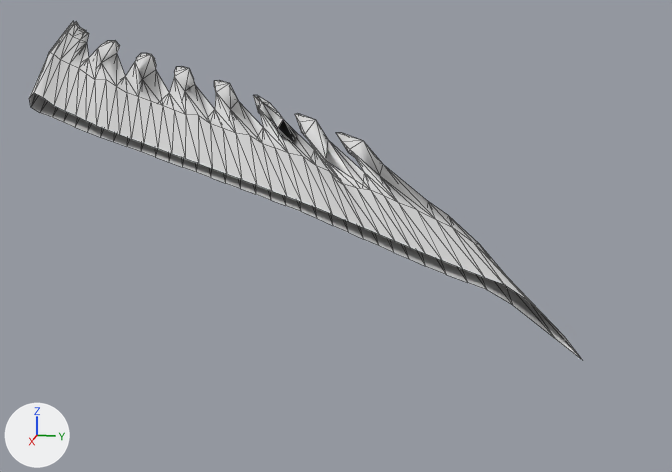
What one commit did to the OBJ model models/bird/eagle/parts/left-wings-outer.obj.
Camera for both pictures: a 50 mm lens placed at (2.21, -0.32, 3.97), pointed at (-3.46, -1.45, 2.55). The lights are fixed; the arrows at lower left show +X, +Y and +Z. Mesh edges are drawn as thin lines. Materials are left out; every surface is plain grey. Where no turn or scale is listed for an object, it has been applied to the vertices.

The scene before the commit, as lines of its bpy script (objects in view):
```python
me_flugel_plane_002 = bpy.data.meshes.new('Flugel_Plane.002')
me_flugel_plane_002.from_pydata(...)  # 246 vertices, 432 faces; spans x -5.38..-2.28, y -3.82..0.05, z 2.18..3.87
me_flugel_plane_002.materials.append(mat_fogel_mat)
ob_flugel_plane_002 = bpy.data.objects.new('Flugel_Plane.002', me_flugel_plane_002)
ob_flugel_plane_002.location = (0.0, 0.0, 0.0)
```
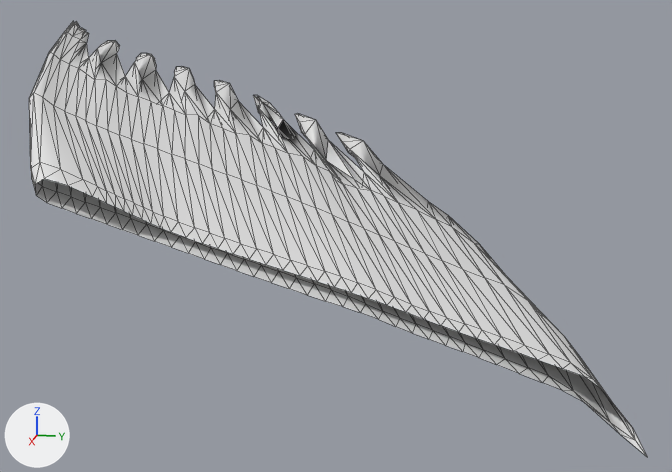
Location of each change, (x1, y1, x2, y2) in pixels of the pictures (672 x 472 px):
```json
{"object": "Flugel_Plane.002", "change": "reshaped", "before": [29, 22, 581, 359], "after": [29, 22, 647, 456], "on screen": "12% wider, 29% taller"}
{"part": 1, "of": "me_flugel_plane_002", "change": "added", "after": [29, 93, 647, 456]}
```

Edits to the scene script, one JSON object a line:
```json
{"block": "me_flugel_plane_002", "where": "# used by ob_flugel_plane_002; location = (0.0, 0.0, 0.0)"}
{"op": "remove", "block": "me_flugel_plane_002", "code": "me_flugel_plane_002.from_pydata(...)  # 246 vertices, 432 faces; spans x -5.38..-2.28, y -3.82..0.05, z 2.18..3.87"}
{"op": "add", "block": "me_flugel_plane_002", "code": "me_flugel_plane_002.from_pydata(...)  # 390 vertices, 720 faces; spans x -5.38..-1.59, y -3.82..0.32, z 1.95..3.87"}
{"block": "me_flugel_plane_002", "change": "me_flugel_plane_002 part 1"}
{"block": "me_flugel_plane_002", "change": "111 vertices are added at x -2.11..-1.59, y -2.53..0.32, z 1.95..3.28"}
{"block": "me_flugel_plane_002", "change": "18 new vertices lie (0.01, -0.08, 0.03) away from vertices in x -2.05..-1.79, y -1.88..-0.4, z 2.41..2.96"}
{"block": "me_flugel_plane_002", "change": "5 new vertices lie (0.01, -0.08, 0.03) away from vertices in x -2.03..-1.88, y -1.09..-0.62, z 2.44..2.64"}
{"block": "me_flugel_plane_002", "change": "5 new vertices lie (0.02, -0.1, 0.04) away from vertices in x -2.11..-1.97, y -0.35..0.02, z 2.26..2.35"}
{"block": "me_flugel_plane_002", "change": "5 new vertices lie (0.08, 0.06, -0.06) away from vertices in x -1.79..-1.7, y -2.49..-2.17, z 3.03..3.17"}
{"block": "me_flugel_plane_002", "change": "288 new faces join them"}
```
